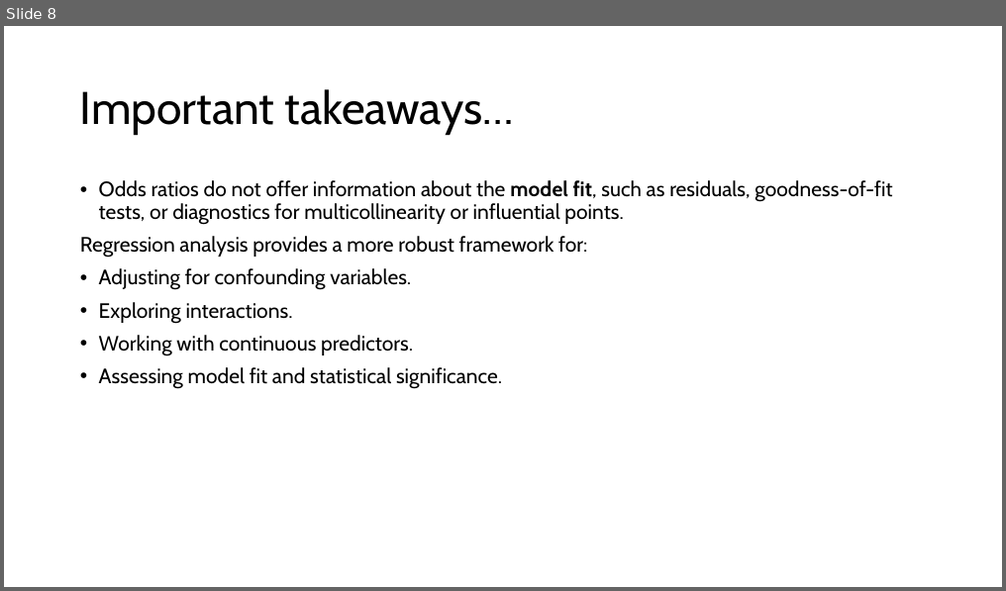
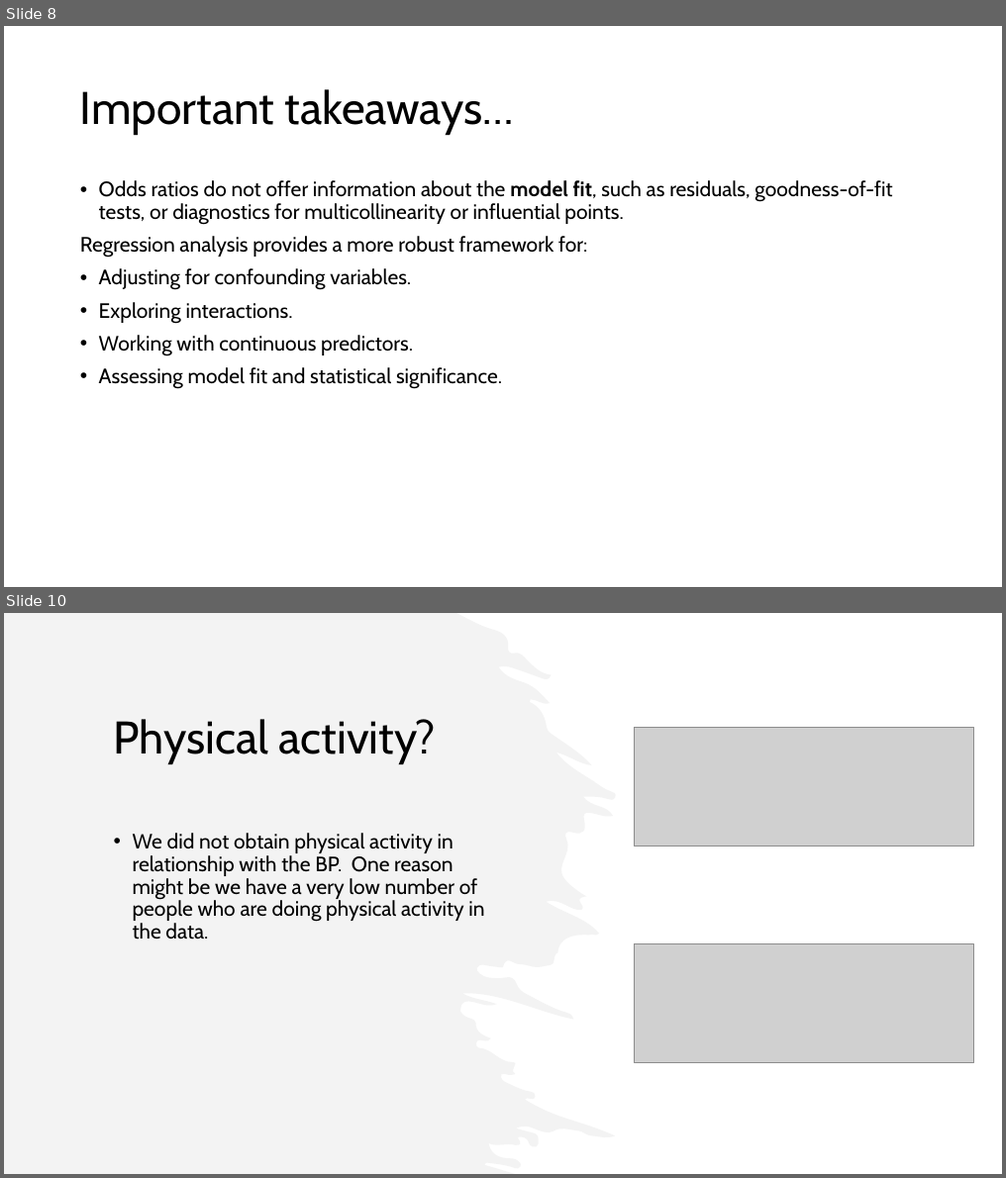
Before and after one commit to alokesh17/cda, a slide deck: CDA_presentation.pptx. Shown one above the other, each under a label of ours: slide 8 before the commit, slides 8 and 10 after it; the slides between them are not shown. The pictures are 1006x591 and 1006x1178 pixels, drawn with LibreOffice and Linux fonts; fonts in the diff are those of the drawing; grey boxes stand for pictures. Boxes give left, top, right and bottom in pixels: in the first picture for what was removed or moved away, otherwise in the second. Text is boxed around its words. In the diff, an @@ line names an element or a change of style, - is before the commit and + after.

```diff
--- a/CDA_presentation.pptx
+++ b/CDA_presentation.pptx
@@ slide 10 added at (4, 613, 1002, 1174), background #FFFFFF @@
@@ freeform shape added at (4, 613, 616, 1174), fill #E8E8E8 at 50% opacity @@
@@ title added at (114, 719, 436, 764), 44 pt, text #000000 @@
+Physical activity?
@@ picture added at (635, 728, 973, 847) @@
@@ text added at (133, 833, 484, 940), 20 pt, text #000000 @@
+• We did not obtain physical activity in relationship with the BP. One reason might be we have a very low number of people who are doing physical activity in the data.
@@ picture added at (635, 944, 973, 1062) @@
```
Also in this commit, not shown: 1 slide changed, 1 other file.
